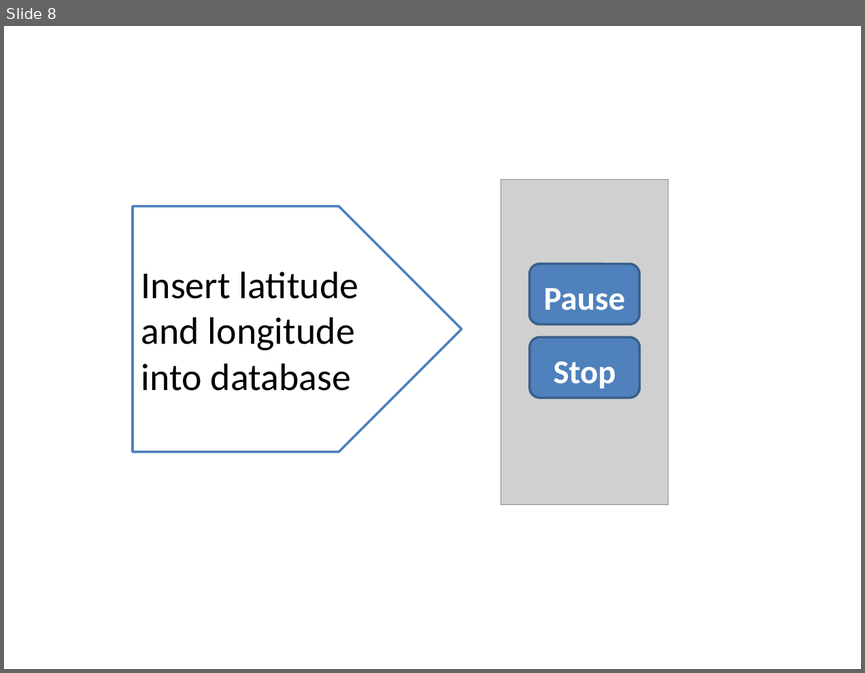
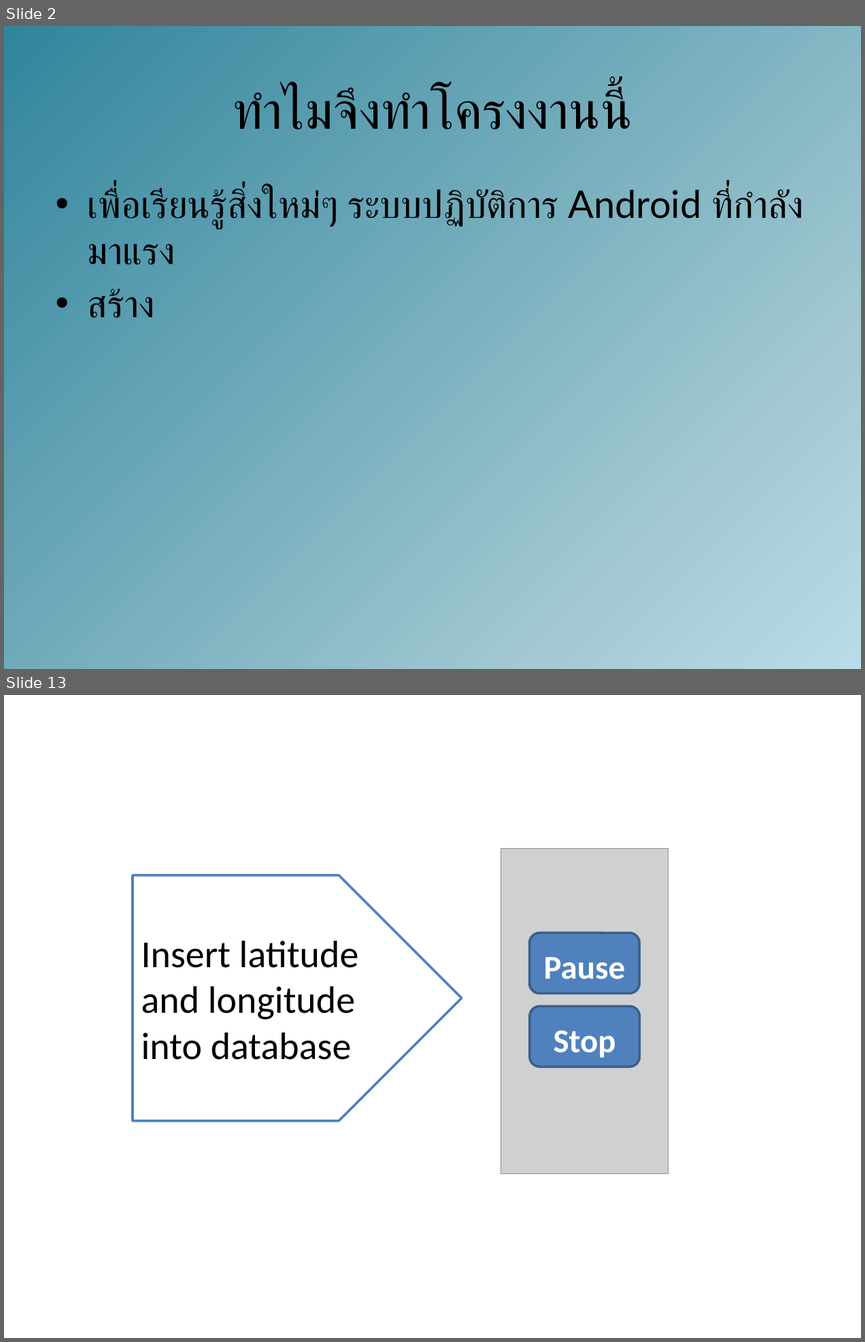
Before and after one commit to amfeelgood/Senior_Project, a slide deck: Doc/ProjectPresentation1.pptx. Shown one above the other, each under a label of ours: slide 8 before the commit, slides 2 and 13 after it; the slides between them are not shown. The pictures are 865x673 and 865x1342 pixels, drawn with LibreOffice and Linux fonts; fonts in the diff are those of the drawing; grey boxes stand for pictures. Boxes give left, top, right and bottom in pixels: in the first picture for what was removed or moved away, otherwise in the second. Text is boxed around its words. In the diff, an @@ line names an element or a change of style, - is before the commit and + after.

```diff
--- a/Doc/ProjectPresentation1.pptx
+++ b/Doc/ProjectPresentation1.pptx
@@ slide 2 added at (4,26,861,669), background gradient #B7DEE8 to #A3C9D3 to #31859C to #FFFFFF to #FFEBFA @@
@@ title added at (232,88,626,129), 44 pt, text #000000 @@
+ทำไมจึงทำโครงงานนี้
@@ text added at (88,188,803,318), 32 pt, text #000000 @@
+• เพื่อเรียนรู้สิ่งใหม่ๆ ระบบปฏิบัติการ Android ที่กำลังมาแรง
+• สร้าง
@@ what was slide 8 is now slide 13 @@
```
Also in this commit, not shown: 5 slides changed, 6 other slides added, 1 slide removed.
